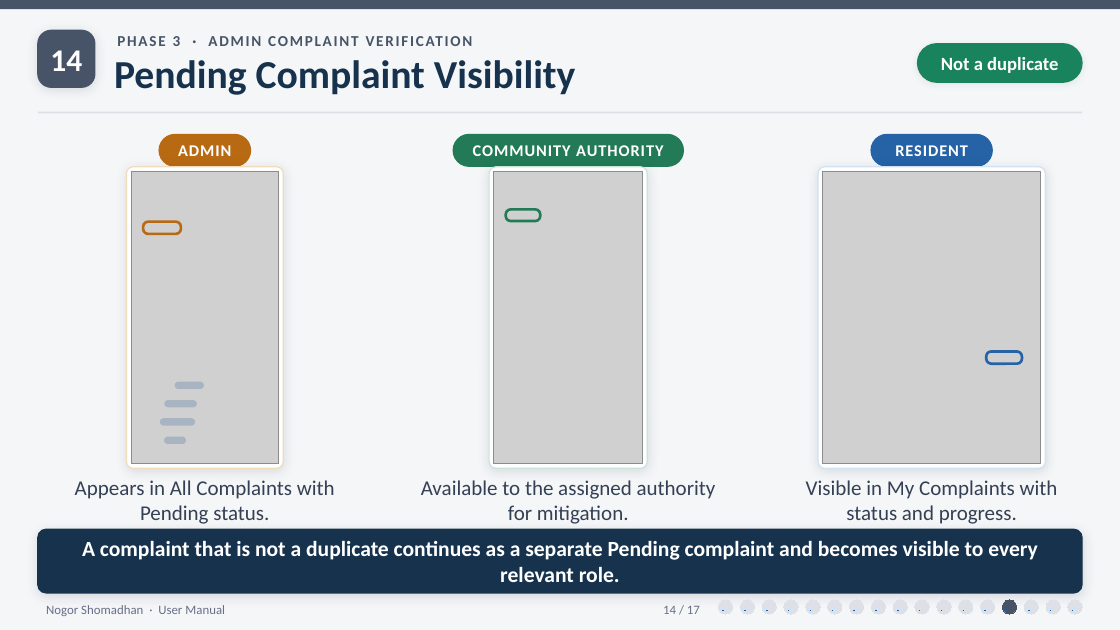
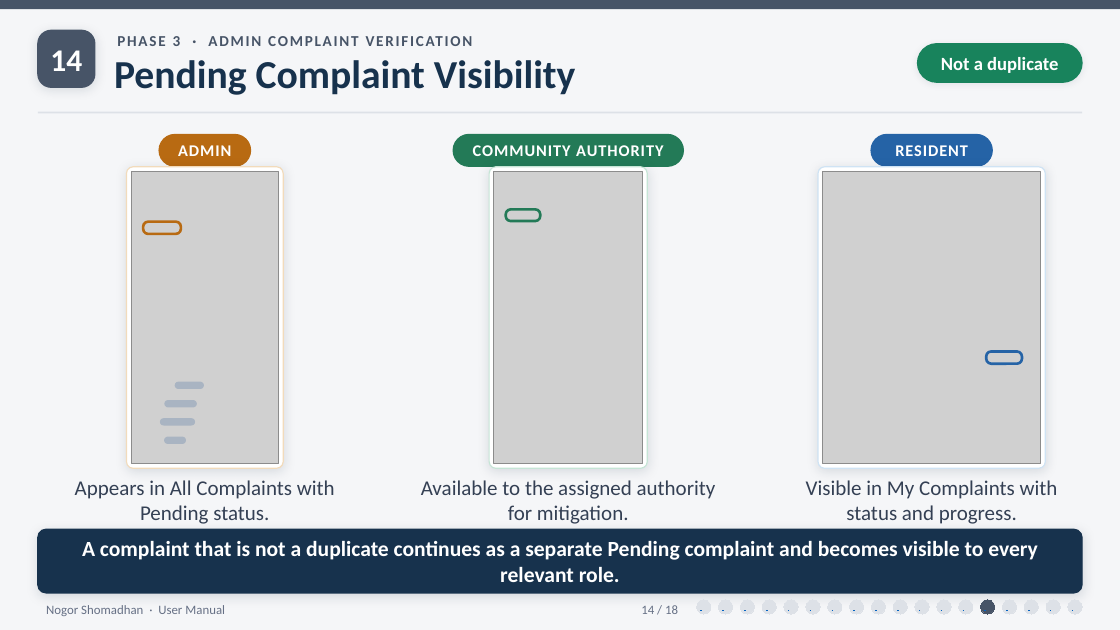
Before and after one commit to Zawadur-Rafid/NogorShomadhan, a slide deck: slide 14 of User Manual/NogorShomadhan_UserManual_Phase1.pptx. Drawn at 1120x630 pixels with LibreOffice and Linux fonts; fonts in the diff are those of the drawing; grey boxes stand for pictures. Boxes give left, top, right and bottom in pixels: in the first picture for what was removed or moved away, otherwise in the second. Text is boxed around its words. In the diff, an @@ line names an element or a change of style, - is before the commit and + after.

```diff
--- a/User Manual/NogorShomadhan_UserManual_Phase1.pptx
+++ b/User Manual/NogorShomadhan_UserManual_Phase1.pptx
@@ text at [641,605,678,614]: text changed @@
-14 / 17
+14 / 18
@@ ellipse added at [697,600,711,614], fill #DDE1E7, outline #DDE1E7 0.75 pt @@
@@ ellipse: place and size @@
-ellipse at [1002,600,1017,614]
+ellipse at [981,600,995,614]
@@ ellipse: place and size @@
-ellipse at [981,600,995,614]
+ellipse at [1002,600,1017,614]
```
Also in this commit, not shown: 15 other slides changed, 2 slides added, 1 slide removed, 12 other files.
